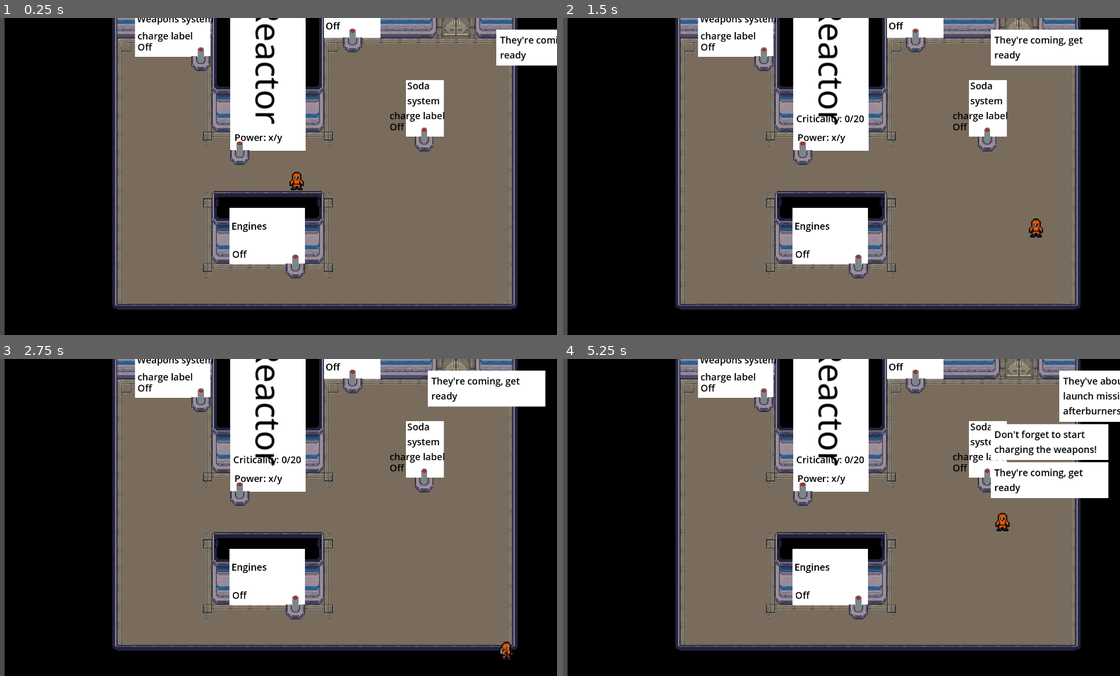
Above: before the commit, frames 1-4 (two rows, left to right).
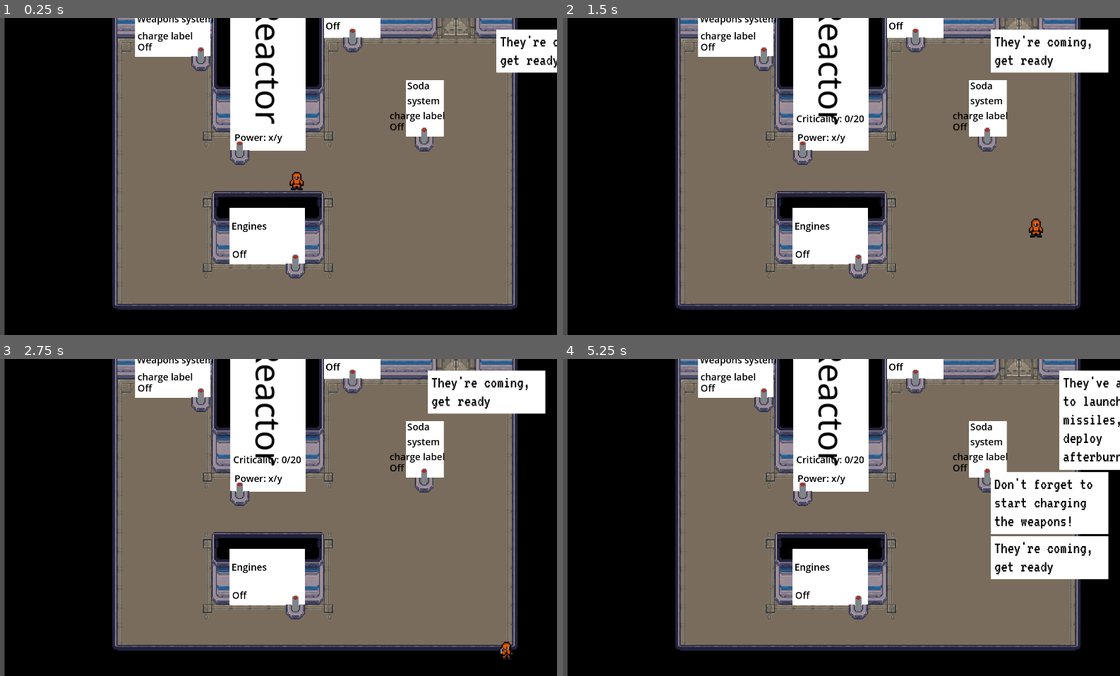
Above: after the commit, the same moments.

Repository: RichTeaMan/not-on-my-watch
Game: Godot game, scene res://scenes/engineering-room.tscn
Two runs of this game, one before a commit and one after it. Both use one fixed random seed, a clock stepped at 60 frames per second and the inputs below.
Inputs:
- Up to frame 1 (0.25 s): no input
- Up to frame 2 (1.5 s): hold D (right) 0.53-1.28 s; tap E (action) at 0.6, 1.35 s; hold S (down) from 1.28 s (still down)
- Up to frame 3 (2.75 s): release S (down) at 2.03 s; hold D (right) from 2.03 s (still down); tap E (action) at 2.1 s
- Up to frame 4 (5.25 s): tap Enter at 2.75 s; release D (right) at 2.78 s; hold W (up) 2.78-3.53 s; tap E (action) every 0.75 s from 2.85 to 5.1 s; hold A (left) 3.53-5.03 s; tap Space at 5 s; hold S (down) from 5.03 s (still down)

The runs differ from the first frame. In frame 1, 0.6% of the frame differs, in the area x 89-100%, y 5-18%; in frame 2, 1.0%; in frame 3, 1.0%; in frame 4, 8.5%, in the area x 76-100%, y 5-70%.

Commit message:
Comms message now uses VT323 font.

Diff:
--- a/ui/comms-message/comms-message.tscn
+++ b/ui/comms-message/comms-message.tscn
@@ -1,6 +1,7 @@
-[gd_scene load_steps=2 format=3 uid="uid://dnfmcf2uvhvcs"]
+[gd_scene load_steps=3 format=3 uid="uid://dnfmcf2uvhvcs"]
 
 [ext_resource type="Script" path="res://ui/comms-message/comms_message.gd" id="1_po3wd"]
+[ext_resource type="FontFile" uid="uid://lhnm3prxqp6c" path="res://assets/fonts/VT323-Regular.ttf" id="2_jbryb"]
 
 [node name="Comms-message" type="MarginContainer"]
 custom_minimum_size = Vector2(200, 40)
@@ -31,5 +32,7 @@
 modulate = Color(0, 0, 0, 1)
 custom_minimum_size = Vector2(150, 0)
 layout_mode = 2
+theme_override_fonts/font = ExtResource("2_jbryb")
+theme_override_font_sizes/font_size = 28
 text = "test message"
 autowrap_mode = 3
Binary file added: assets/fonts/VT323-Regular.ttf
Not shown, added: assets/fonts/VT323-Regular.ttf.import
Not shown, changed: readme.md
